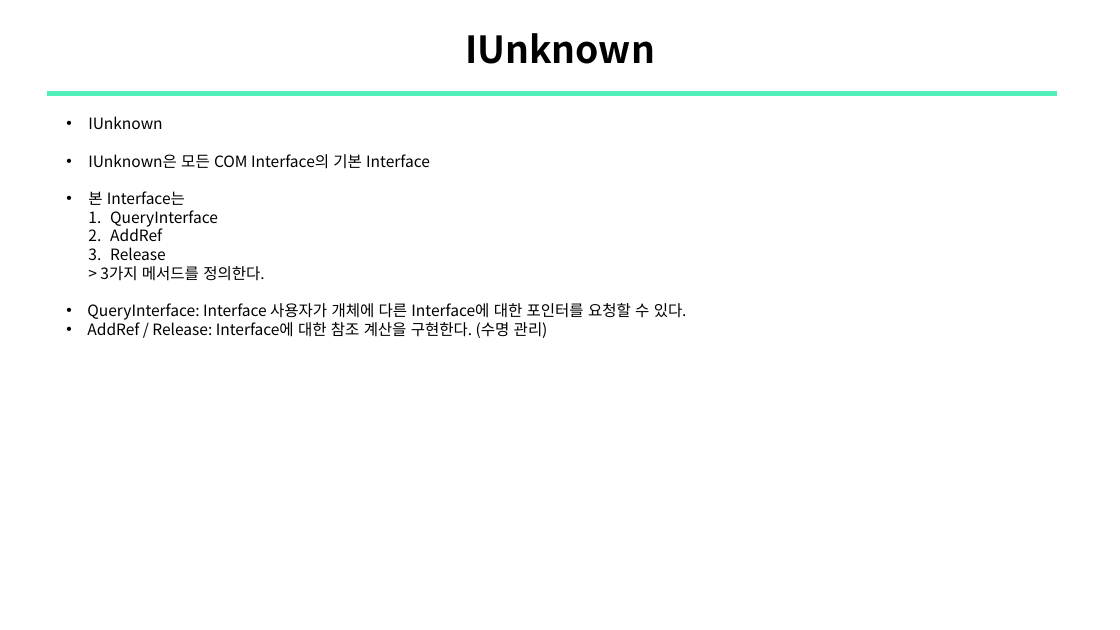
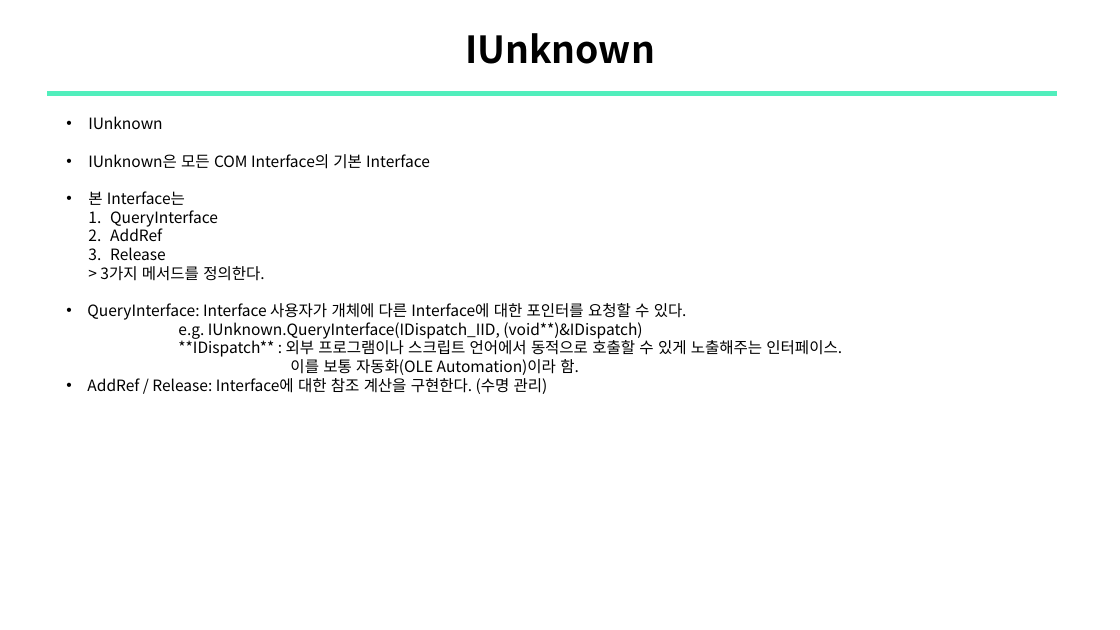
Before and after one commit to sewonpark292/SSL-Seminar, a slide deck: slide 9 of 16_COMrade_ABE_Analysis.pptx (slide 10 before the commit). Drawn at 1120x630 pixels with LibreOffice and Linux fonts; fonts in the diff are those of the drawing. Boxes give left, top, right and bottom in pixels: in the first picture for what was removed or moved away, otherwise in the second. Text is boxed around its words. In the diff, an @@ line names an element or a change of style, - is before the commit and + after.

```diff
--- a/16_COMrade_ABE_Analysis.pptx
+++ b/16_COMrade_ABE_Analysis.pptx
@@ text at [178, 322, 842, 375]: paragraphs added @@
+      e.g. IUnknown.QueryInterface(IDispatch_IID, (void**)&IDispatch)
+      **IDispatch** : 외부 프로그램이나 스크립트 언어에서 동적으로 호출할 수 있게 노출해주는 인터페이스.
+      이를 보통 자동화(OLE Automation)이라 함.
```
Also in this commit, not shown: 5 other slides changed, 5 slides added, 2 slides removed.
